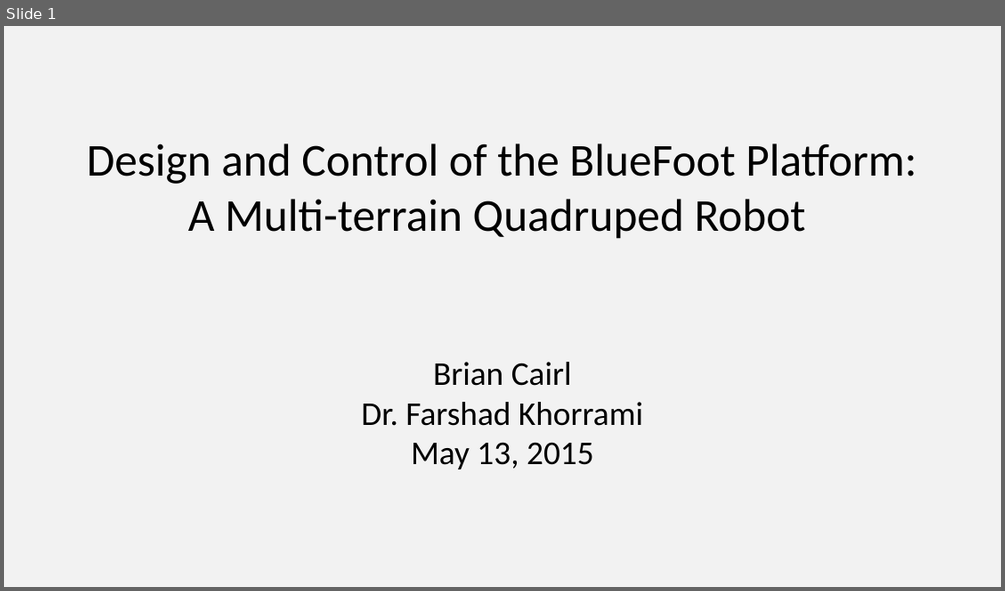
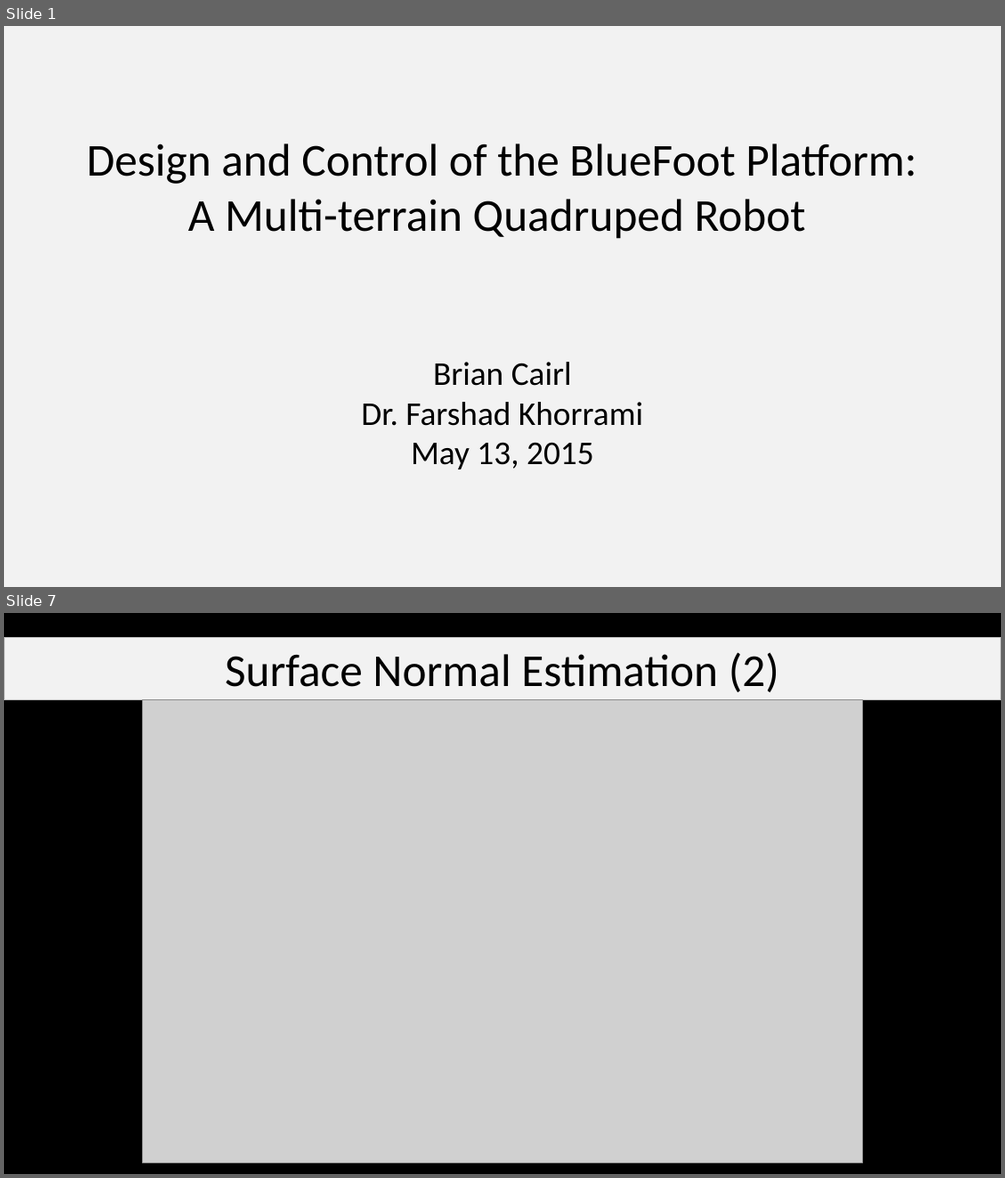
Before and after one commit to bcairl01/Masters-Thesis, a slide deck: presentation/main.pptx. Shown one above the other, each under a label of ours: slide 1 before the commit, slides 1 and 7 after it; the slides between them are not shown. The pictures are 1005x591 and 1005x1178 pixels, drawn with LibreOffice and Linux fonts; fonts in the diff are those of the drawing; grey boxes stand for pictures. Boxes give left, top, right and bottom in pixels: in the first picture for what was removed or moved away, otherwise in the second. Text is boxed around its words. In the diff, an @@ line names an element or a change of style, - is before the commit and + after.

```diff
--- a/presentation/main.pptx
+++ b/presentation/main.pptx
@@ slide 7 added at box(4, 613, 1001, 1174), background #000000 @@
@@ rectangle added at box(4, 637, 1001, 699), fill #F2F2F2, outline #BFBFBF 0.75 pt, 44 pt, text #000000 @@
+Surface Normal Estimation (2)
@@ picture added at box(143, 700, 863, 1163) @@
```
Also in this commit, not shown: 1 slide changed, 6 other slides added, 3 other files.
